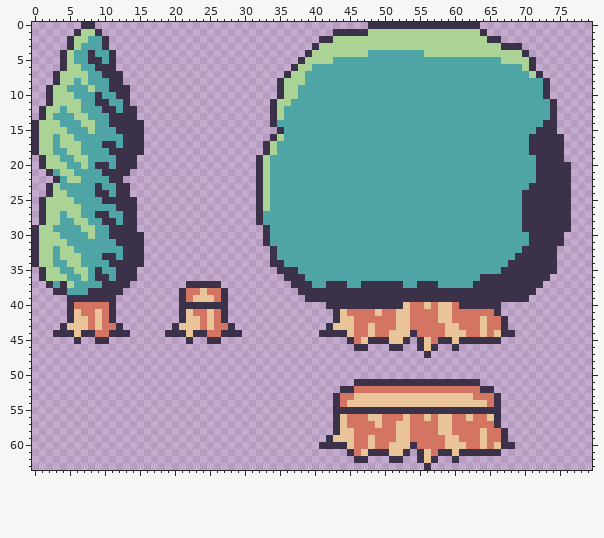
Sprite sheet: Assets/Art/Trees.png. Above is the file before it was changed.
The file is 80x64 pixels.
After the commit:
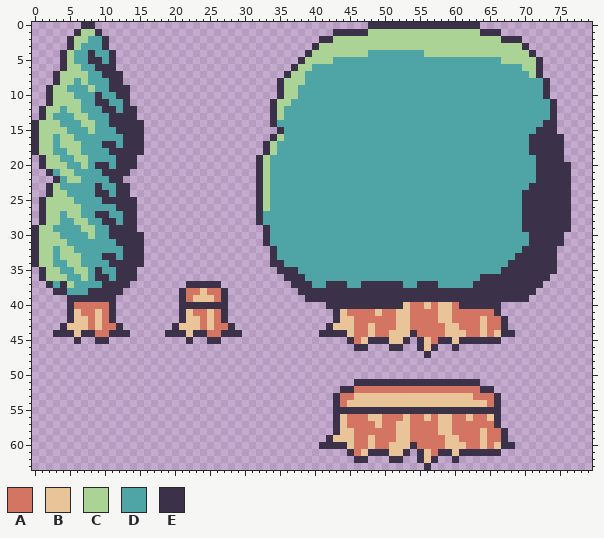
Palette (. is transparent): A #d47564  B #e8c498  C #aad395  D #4fa4a5  E #3b324a
From old to new:
{"y":1,"x":65,"old":"..","new":"EE"}
{"y":2,"x":65,"old":"EE...","new":"CCEEE"}
{"y":3,"x":67,"old":"EEE.","new":"CCCE"}
{"y":4,"x":70,"old":"E.","new":"CE"}
{"y":5,"x":71,"old":"E.","new":"CE"}
{"y":6,"x":71,"old":"E.","new":"CE"}
